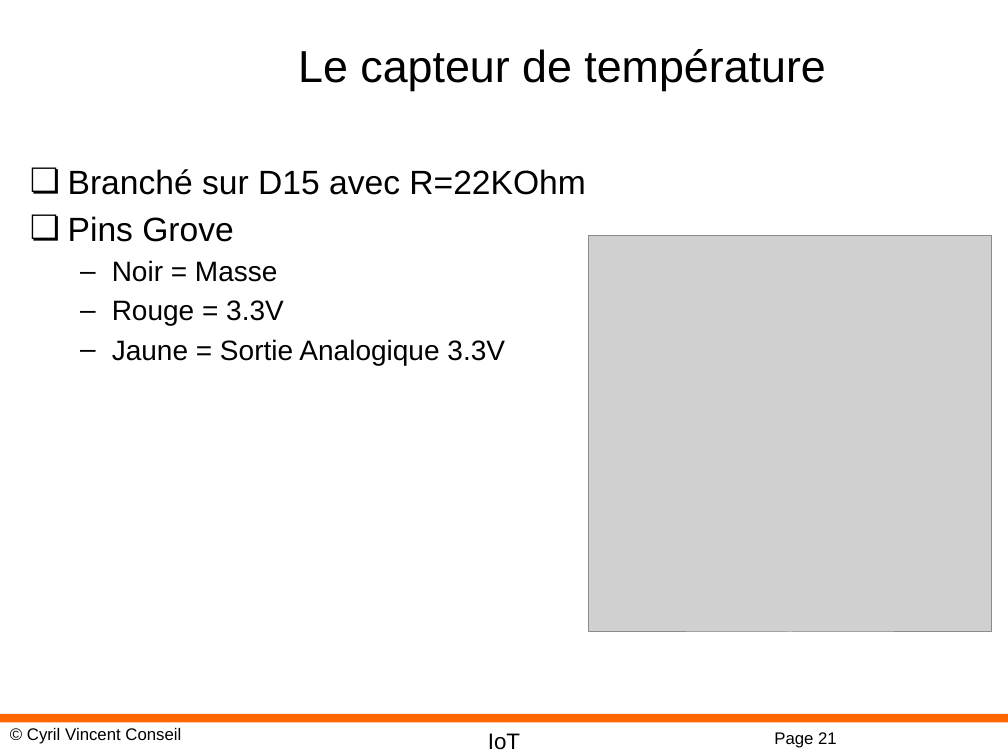
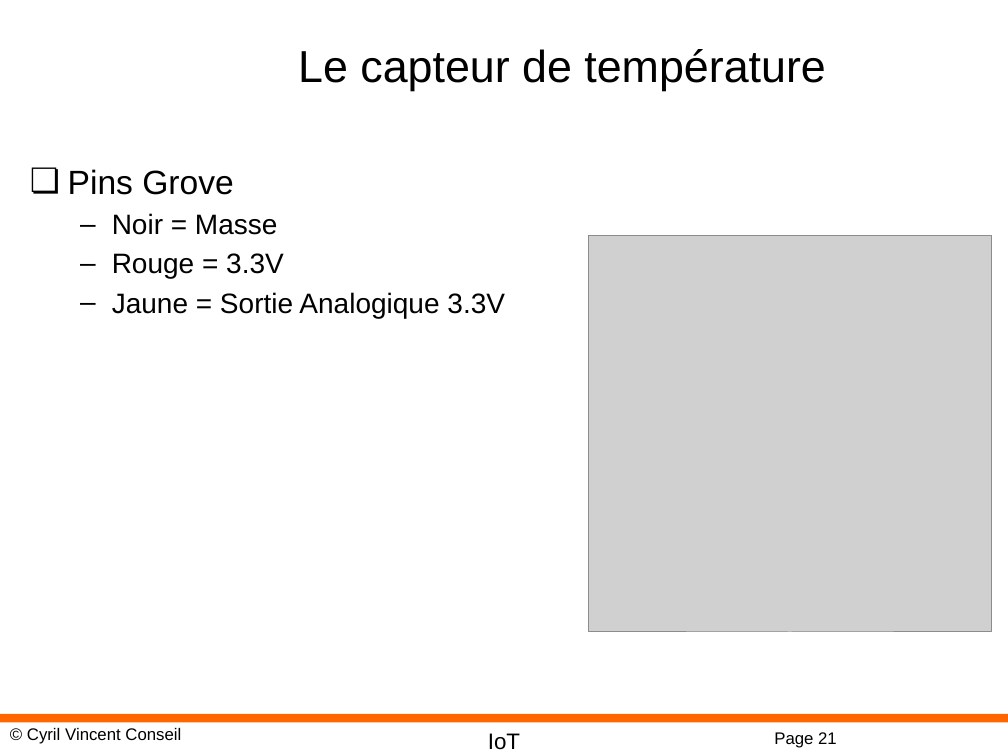
Before and after one commit to cyrilvincent/IoT, a slide deck: slide 21 of ppt/IoT19-MicropythonDev.pptx. Drawn at 1008x756 pixels with LibreOffice and Linux fonts; fonts in the diff are those of the drawing; grey boxes stand for pictures; background and template pictures are left out. Boxes give left, top, right and bottom in pixels: in the first picture for what was removed or moved away, otherwise in the second. Text is boxed around its words. In the diff, an @@ line names an element or a change of style, - is before the commit and + after.

```diff
--- a/ppt/IoT19-MicropythonDev.pptx
+++ b/ppt/IoT19-MicropythonDev.pptx
@@ text at <box>68,169,585,195</box>: paragraph removed @@
-❏ Branché sur D15 avec R=22KOhm
```
Also in this commit, not shown: 2 other slides changed, 9 other files.
